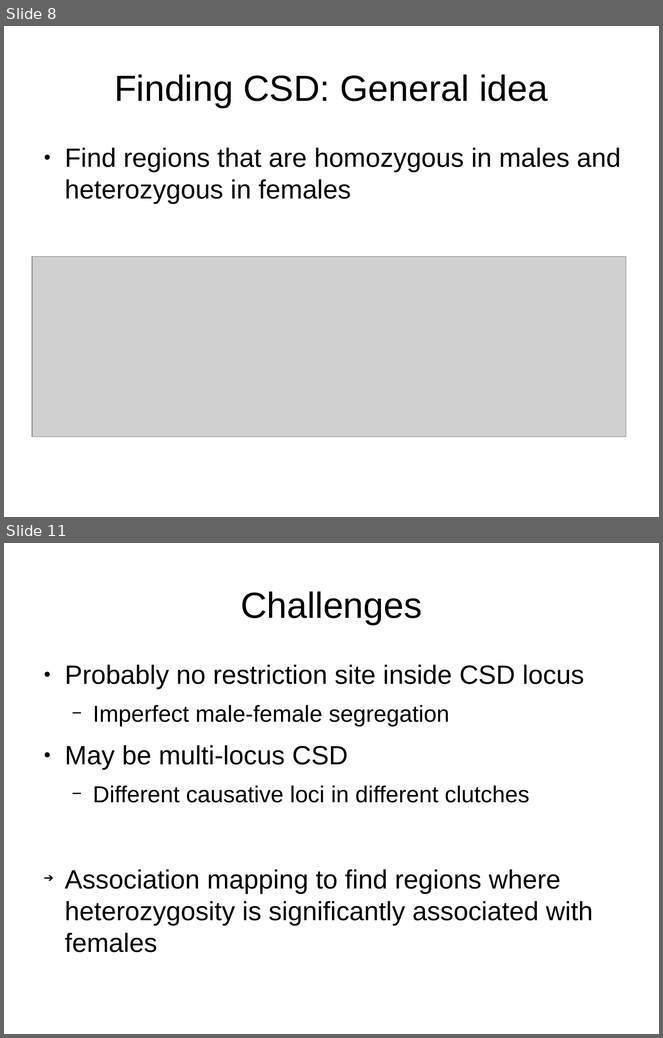
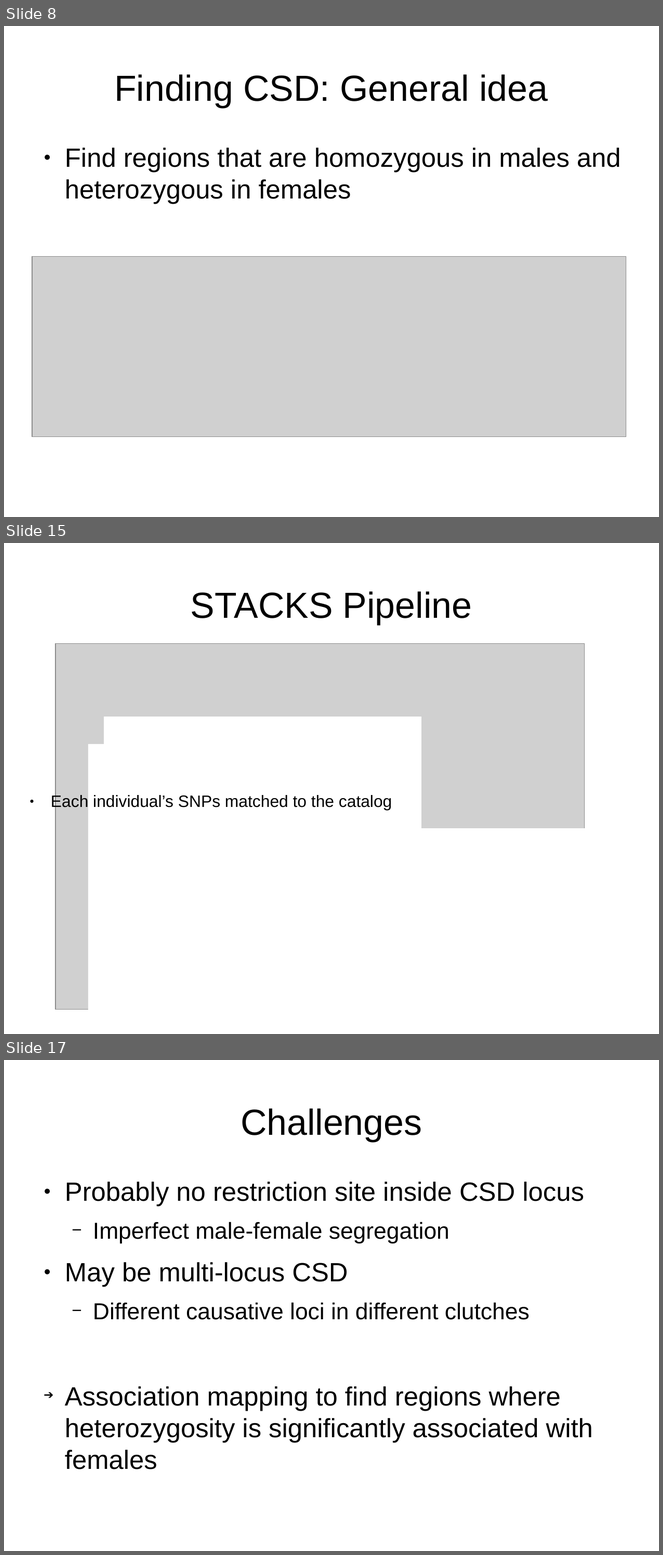
Before and after one commit to cmdoret/master_archive, a slide deck: reports/presentations/lab_meeting_20170712/lab_meeting_20170712.odp. Shown one above the other, each under a label of ours: slides 8 and 11 before the commit, slides 8, 15 and 17 after it; the slides between them are not shown. The pictures are 663x1038 and 663x1555 pixels, drawn with LibreOffice and Linux fonts; fonts in the diff are those of the drawing; grey boxes stand for pictures. Boxes give left, top, right and bottom in pixels: in the first picture for what was removed or moved away, otherwise in the second. Text is boxed around its words. In the diff, an @@ line names an element or a change of style, - is before the commit and + after.

```diff
--- a/reports/presentations/lab_meeting_20170712/lab_meeting_20170712.odp
+++ b/reports/presentations/lab_meeting_20170712/lab_meeting_20170712.odp
@@ slide 15 added at (4, 543, 659, 1034), background #FFFFFF @@
@@ title added at (191, 591, 472, 625), 44 pt, text #000000 @@
+STACKS Pipeline
@@ picture added at (55, 643, 585, 1010) @@
@@ rectangle added at (104, 717, 422, 744), fill #FFFFFF @@
@@ rectangle added at (88, 745, 422, 1016), fill #FFFFFF @@
@@ text added at (51, 794, 392, 810), 20 pt, text #000000 @@
+● Each individual’s SNPs matched to the catalog
@@ rectangle added at (407, 828, 609, 846), fill #FFFFFF @@
@@ rectangle added at (397, 846, 609, 1016), fill #FFFFFF @@
@@ what was slide 11 is now slide 17 @@
```
Also in this commit, not shown: 5 slides changed, 5 other slides added, 5 other files.
